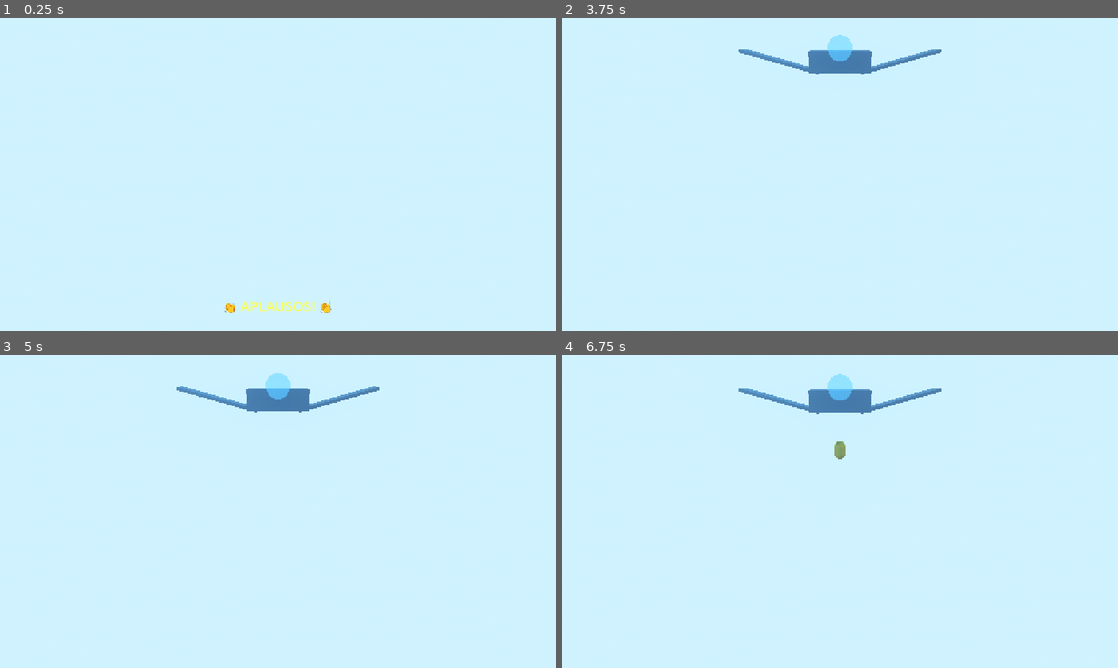
Above: before the commit, frames 1-4 (two rows, left to right).
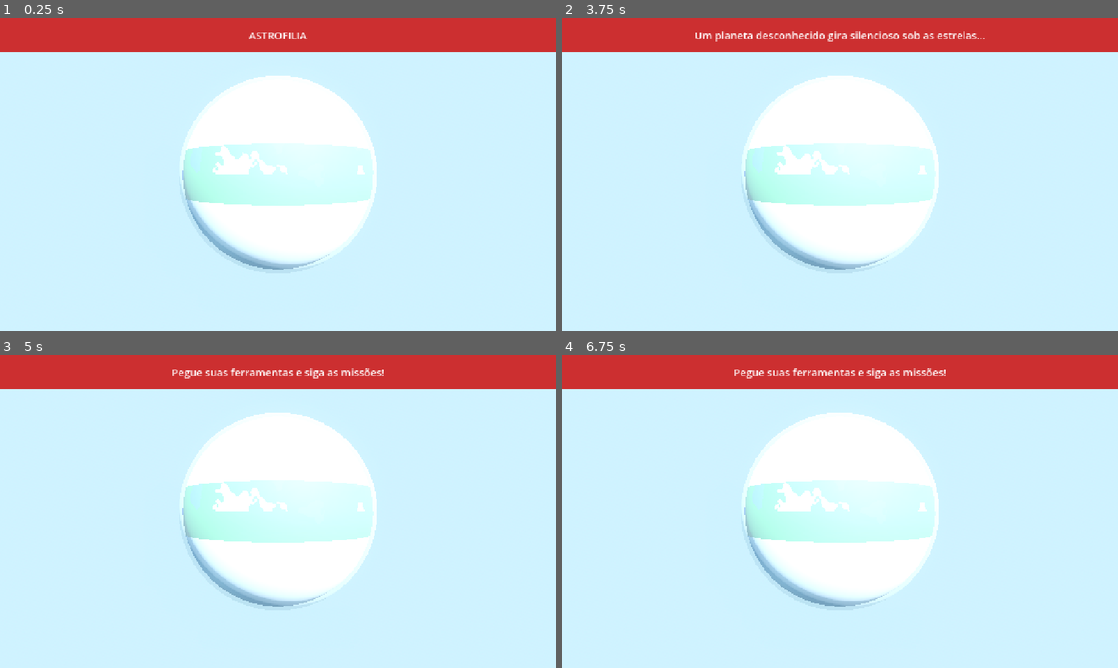
Above: after the commit, the same moments.

Repository: alunoadsnoite/astrofilia
Game: Godot game, scene res://scenes/Cutscene.tscn
Two runs of this game, one before a commit and one after it. Both use one fixed random seed, a clock stepped at 60 frames per second and the inputs below. This scene is started directly instead of the project's main scene. Sound files missing from this copy of the repository are replaced by a short silence.
Inputs (mouse positions are in pixels of both pictures, inside the frame that each line leads up to):
- Up to frame 1 (0.25 s): no input
- Up to frame 2 (3.75 s): tap Enter at 0.5, 3.5 s; move the mouse to (962, 158) at 0.52 s; hold D (move_right) 0.53-1.25 s; hold E (interact) 0.53-1.25 s; click (962, 158) at 0.67 s; tap Space (jump) at 0.77, 2 s; drag from (728, 190) to (812, 237) at 1.27 s; move the mouse to (895, 105) at 2.02 s; hold D (move_right) 2.03-2.75 s; hold E (interact) 2.03-2.75 s; drag from (812, 237) to (673, 127) at 2.77 s; move the mouse to (1006, 221) at 3.52 s; hold A (move_left) from 3.53 s (still down); hold E (interact) from 3.53 s (still down)
- Up to frame 3 (5 s): tap Space (jump) at 3.77, 4.25 s; release A (move_left) at 4.25 s; release E (interact) at 4.25 s; drag from (111, 464) to (194, 433) at 4.27 s
- Up to frame 4 (6.75 s): move the mouse to (867, 511) at 5.02 s; hold S (move_back) 5.03-5.75 s; hold E (interact) 5.03-5.75 s; click (867, 511) at 5.17 s; tap Enter at 5.75 s; drag from (756, 433) to (728, 527) at 5.77 s; move the mouse to (962, 495) at 6.52 s; hold W (move_forward) from 6.53 s (still down); hold E (interact) from 6.53 s (still down)

The runs differ from the first frame. In frame 1, 23% of the frame differs, in the area x 0-100%, y 0-95%; in frame 2, 24%; in frame 3, 24%; in frame 4, 24%, in the area x 0-100%, y 0-81%.

Commit message:
fix: limite de gravidade no planeta e introducao apenas com o planeta girando 0.3.3

Diff:
--- a/project.godot
+++ b/project.godot
@@ -16,7 +16,7 @@
 
 config/name="Astrofilia"
 config/description="Jogo de aventura e sobrevivência espacial"
-config/version="0.3.2"
+config/version="0.3.3"
 run/main_scene="res://scenes/MainMenu.tscn"
 config/features=PackedStringArray("4.7", "Forward Plus")
 config/icon="res://assets/sprites/icon.png"
--- a/scripts/Cutscene.gd
+++ b/scripts/Cutscene.gd
@@ -52,6 +52,13 @@
 	astronaut.material_override = astro_mat
 	# Estrelas de fundo
 	_add_stars()
+	# O astronauta e a nave pertencem ao jogo; a introdução mostra apenas
+	# o planeta girando, sem ninguém caindo no vazio.
+	rocket.visible = false
+	ship.visible = false
+	astronaut.visible = false
+	camera.position = Vector3(0, 26, 118)
+	camera.look_at(Vector3.ZERO, Vector3.UP)
 	await _play_cutscene()
 
 func _build_rocket_details(mat: StandardMaterial3D) -> void:
@@ -130,11 +137,11 @@
 
 func _add_stars() -> void:
 	var particles := CPUParticles3D.new()
-	particles.amount = 400
+	particles.amount = 700
 	particles.lifetime = 8.0
 	particles.preprocess = 4.0
 	particles.emission_shape = 2
-	particles.emission_box_extents = Vector3(80, 50, 80)
+	particles.emission_box_extents = Vector3(220, 140, 220)
 	particles.gravity = Vector3.ZERO
 	particles.initial_velocity_min = 0.0
 	particles.initial_velocity_max = 0.0
@@ -144,36 +151,21 @@
 	add_child(particles)
 
 func _play_cutscene() -> void:
-	# Fase 1: foguete parte com aplausos
-	applause_label.visible = true
-	var tw := create_tween()
-	tw.tween_property(rocket, "position:y", 60.0, 2.5).set_trans(Tween.TRANS_QUAD).set_ease(Tween.EASE_IN)
-	tw.parallel().tween_property(rocket, "position:z", 0.0, 2.5)
-	await tw.finished
-	applause_label.visible = false
-	await get_tree().create_timer(0.5).timeout
+	# Apenas o cenário do planeta gira, com uma rotação lenta e contínua.
+	planet.rotation = Vector3(0.12, 0.0, 0.0)
+	var turn := create_tween()
+	turn.set_loops()
+	turn.tween_property(planet, "rotation:y", TAU, 60.0).from(0.0).set_trans(Tween.TRANS_LINEAR)
 
-	# Fase 2: nave pousa no planeta
-	ship.visible = true
-	ship.position = Vector3(0, 30, 0)
-	var tw2 := create_tween()
-	tw2.tween_property(ship, "position:y", 6.0, 2.0).set_trans(Tween.TRANS_BOUNCE).set_ease(Tween.EASE_OUT)
-	await tw2.finished
-	await get_tree().create_timer(0.5).timeout
+	mission_panel.visible = true
+	mission_label.text = "ASTROFILIA"
+	await get_tree().create_timer(2.0).timeout
+	mission_label.text = "Um planeta desconhecido gira silencioso sob as estrelas..."
+	await get_tree().create_timer(2.8).timeout
 
-	# Astronauta desce
-	astronaut.visible = true
-	astronaut.position = Vector3(0, 6.0, 0)
-	var tw3 := create_tween()
-	tw3.tween_property(astronaut, "position:y", 0.5, 1.5).set_trans(Tween.TRANS_QUAD).set_ease(Tween.EASE_IN_OUT)
-	await tw3.finished
-	await get_tree().create_timer(0.5).timeout
-
-	# Fase 3: preparar missões e ir para o gameplay
 	GameManager.build_mission_list()
-	mission_panel.visible = true
 	mission_label.text = "Pegue suas ferramentas e siga as missões!"
-	await get_tree().create_timer(2.5).timeout
+	await get_tree().create_timer(2.2).timeout
 	# A nave perde energia e o jogador precisa reativar o console.
 	mission_label.text = "⚠ A nave perdeu energia... ⚠"
 	await get_tree().create_timer(1.8).timeout
--- a/scripts/Gameplay.gd
+++ b/scripts/Gameplay.gd
@@ -85,6 +85,12 @@
 
 # Nave, plataforma de pouso e bloqueio do lago.
 var ship_position: Vector3 = Vector3(-24, 0, 5)
+# A área jogável termina junto ao cenário do planeta. Paredes invisíveis e
+# uma recuperação de gravidade impedem que o astronauta caia no vazio.
+const WORLD_LIMIT := 43.5
+const VOID_Y := -3.0
+var boundary_body: StaticBody3D
+var last_safe_position: Vector3 = Vector3(0, 1.0, 0)
 var ship_root: Node3D
 var ship_roof: MeshInstance3D
 var ship_body: StaticBody3D
@@ -105,6 +111,7 @@
 	_setup_visuals()
 	_spawn_items()
 	_create_biomes()
+	_create_boundary()
 	_add_lighting()
 	_create_weather_fx()
 	_create_lake()
@@ -185,6 +192,7 @@
 		camera.global_position = camera.global_position.lerp(target, 1.0 - exp(-8.0 * delta))
 		camera.look_at(player.global_position, Vector3.UP)
 	_update_ship_interior(delta)
+	_update_planet_bounds()
 	_update_weather_fx(delta)
 	_update_mission()
 	_check_chapter()
@@ -382,6 +390,35 @@
 # Terreno único que cobre as três regiões. O shader mistura deserto, floresta
 # e nevado com ruído e transições suaves, sem emendas visíveis e sem
 # z-fighting (fica 2 cm acima do piso, que continua sendo o único colisor).
+func _create_boundary() -> void:
+	boundary_body = StaticBody3D.new()
+	boundary_body.name = "PlanetBoundary"
+	boundary_body.add_to_group("planet_boundary")
+	add_child(boundary_body)
+	var wall_height := 14.0
+	var thickness := 2.0
+	for i in range(4):
+		var shape := BoxShape3D.new()
+		shape.size = Vector3(WORLD_LIMIT * 2.0 + thickness * 2.0, wall_height, thickness)
+		var collision := CollisionShape3D.new()
+		collision.shape = shape
+		var angle := i * PI * 0.5
+		collision.position = Vector3(sin(angle) * (WORLD_LIMIT + thickness * 0.5), wall_height * 0.5, cos(angle) * (WORLD_LIMIT + thickness * 0.5))
+		collision.rotation.y = angle
+		boundary_body.add_child(collision)
+
+func _update_planet_bounds() -> void:
+	if not is_instance_valid(player):
+		return
+	var pos := player.global_position
+	# Guarda o último ponto firme para devolver o astronauta se algo der errado.
+	if player.is_on_floor() and pos.y > 0.0 and absf(pos.x) < WORLD_LIMIT and absf(pos.z) < WORLD_LIMIT:
+		last_safe_position = pos
+	if pos.y < VOID_Y or absf(pos.x) > WORLD_LIMIT + 4.0 or absf(pos.z) > WORLD_LIMIT + 4.0:
+		player.global_position = last_safe_position + Vector3(0, 0.6, 0)
+		player.velocity = Vector3.ZERO
+		_show_popup("🧲 A gravidade do planeta trouxe você de volta")
+
 func _create_biomes() -> void:
 	var ground := MeshInstance3D.new()
 	ground.name = "BiomeGround"
--- a/tests/progression.gd
+++ b/tests/progression.gd
@@ -103,6 +103,23 @@
 	scene._update_hint()
 	check("console" in scene.get_node("CanvasLayer/HUD/HintLabel").text.to_lower(), "hint points to the console after completion")
 	manager.missions_complete = false
+	scene.player.global_position = ending_return_pos
+
+	# Limite do planeta: paredes invisíveis e recuperação da gravidade.
+	check(scene.boundary_body != null and scene.boundary_body.get_child_count() == 4, "planet boundary has four invisible walls")
+	var boundary_ok := true
+	for wall in scene.boundary_body.get_children():
+		if not (wall is CollisionShape3D and wall.shape is BoxShape3D):
+			boundary_ok = false
+	check(boundary_ok, "planet boundary uses box colliders")
+	scene.last_safe_position = Vector3(6, 1, 6)
+	scene.player.global_position = Vector3(6, -12, 6)
+	scene._update_planet_bounds()
+	check(scene.player.global_position.y > 0.0, "astronaut is pulled back before falling into the void")
+	scene.last_safe_position = Vector3(6, 1, 6)
+	scene.player.global_position = Vector3(80, 1, 0)
+	scene._update_planet_bounds()
+	check(absf(scene.player.global_position.x) <= 43.6, "astronaut cannot stay outside the planet area")
 	scene.player.global_position = ending_return_pos
 
 	# HUD de sobrevivência com porcentagem.
Not shown, changed: export_presets.cfg
Not shown, changed: README.md
